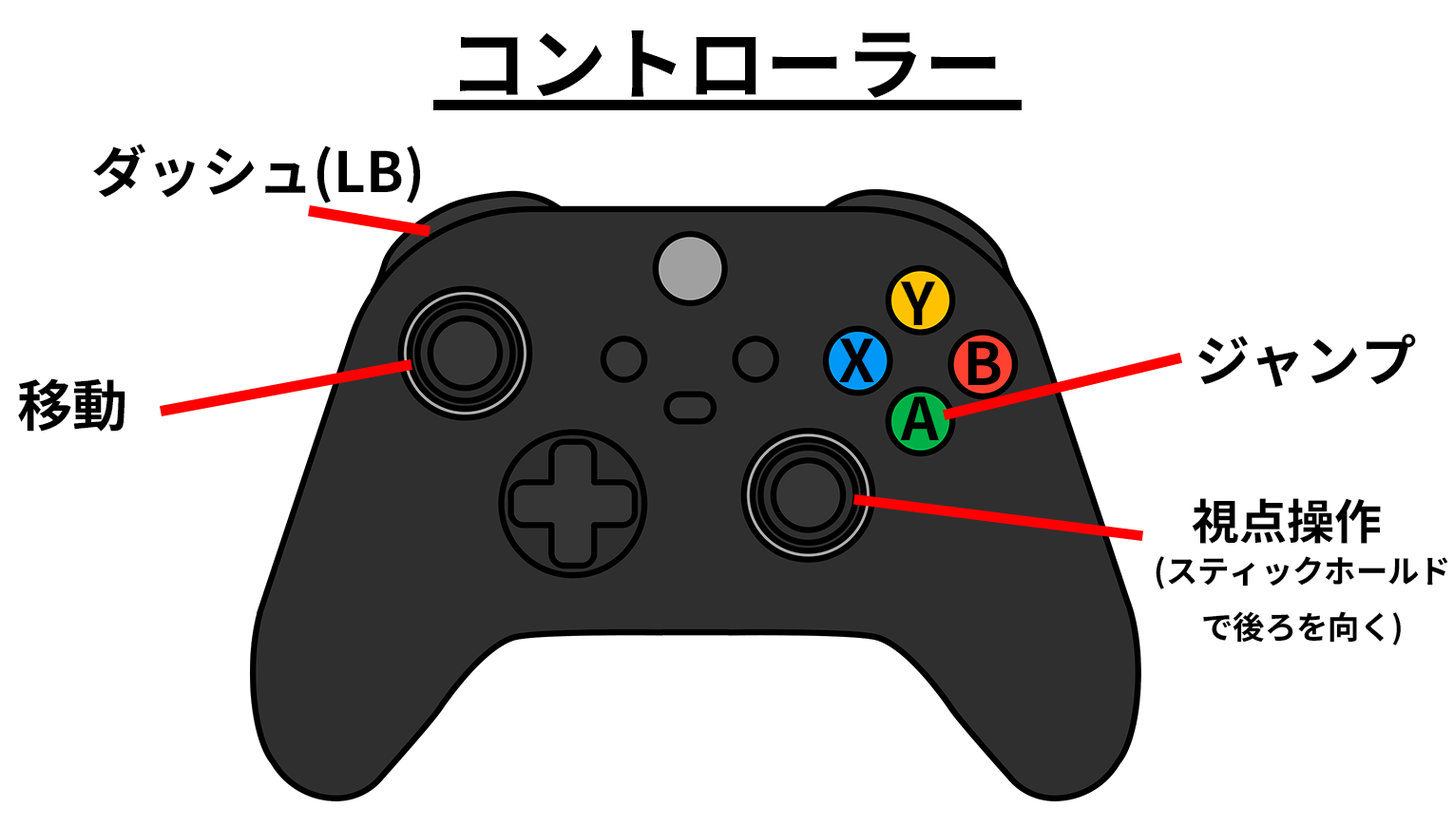
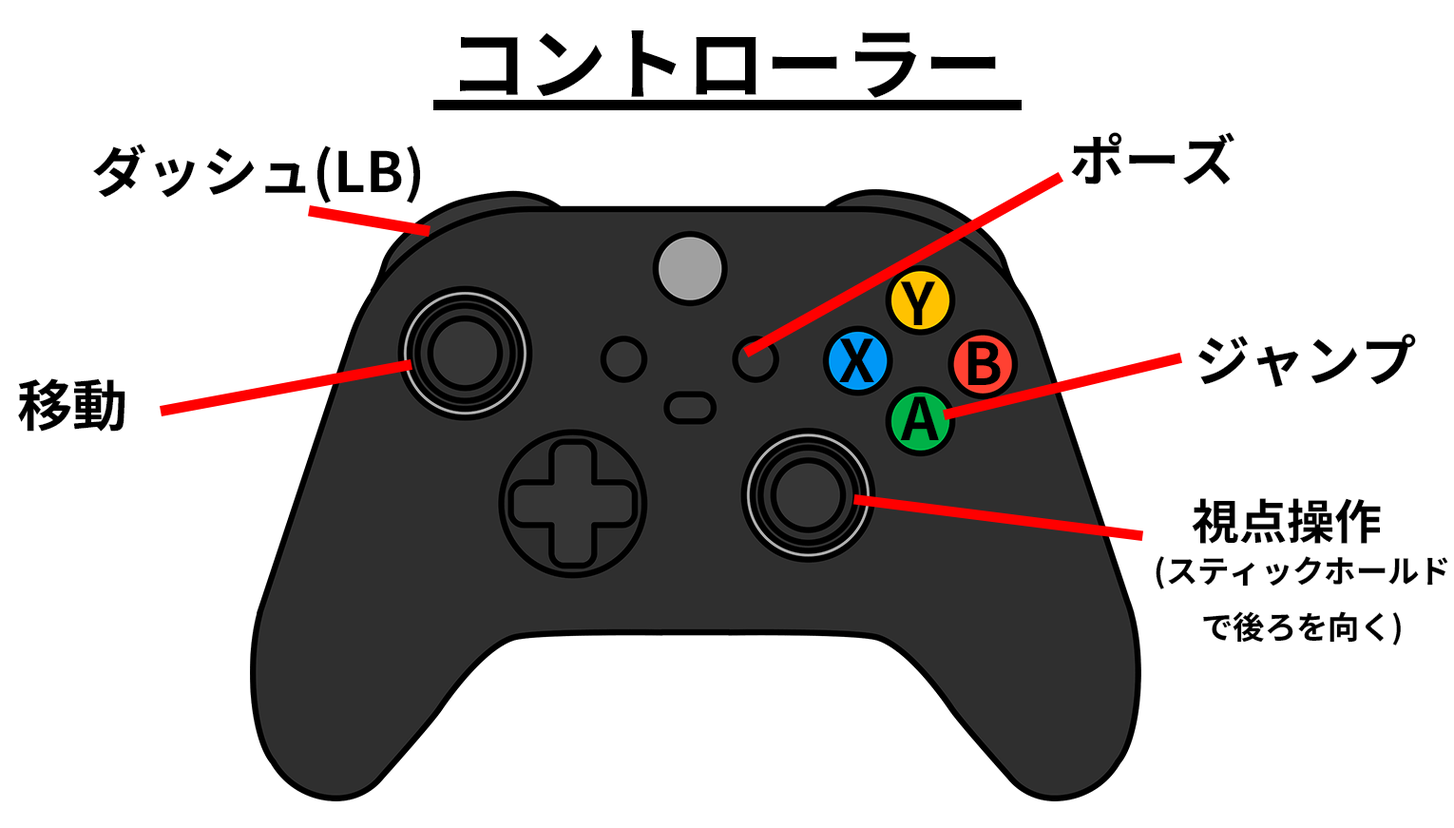
Comparing the layer stacks of the two (1454, 828) images. Changes:
added layer "ポーズ" above "コントローラー" over <box>1070,132,1235,185</box>
added layer "線 8" above "線 6" over <box>743,171,1064,358</box>
